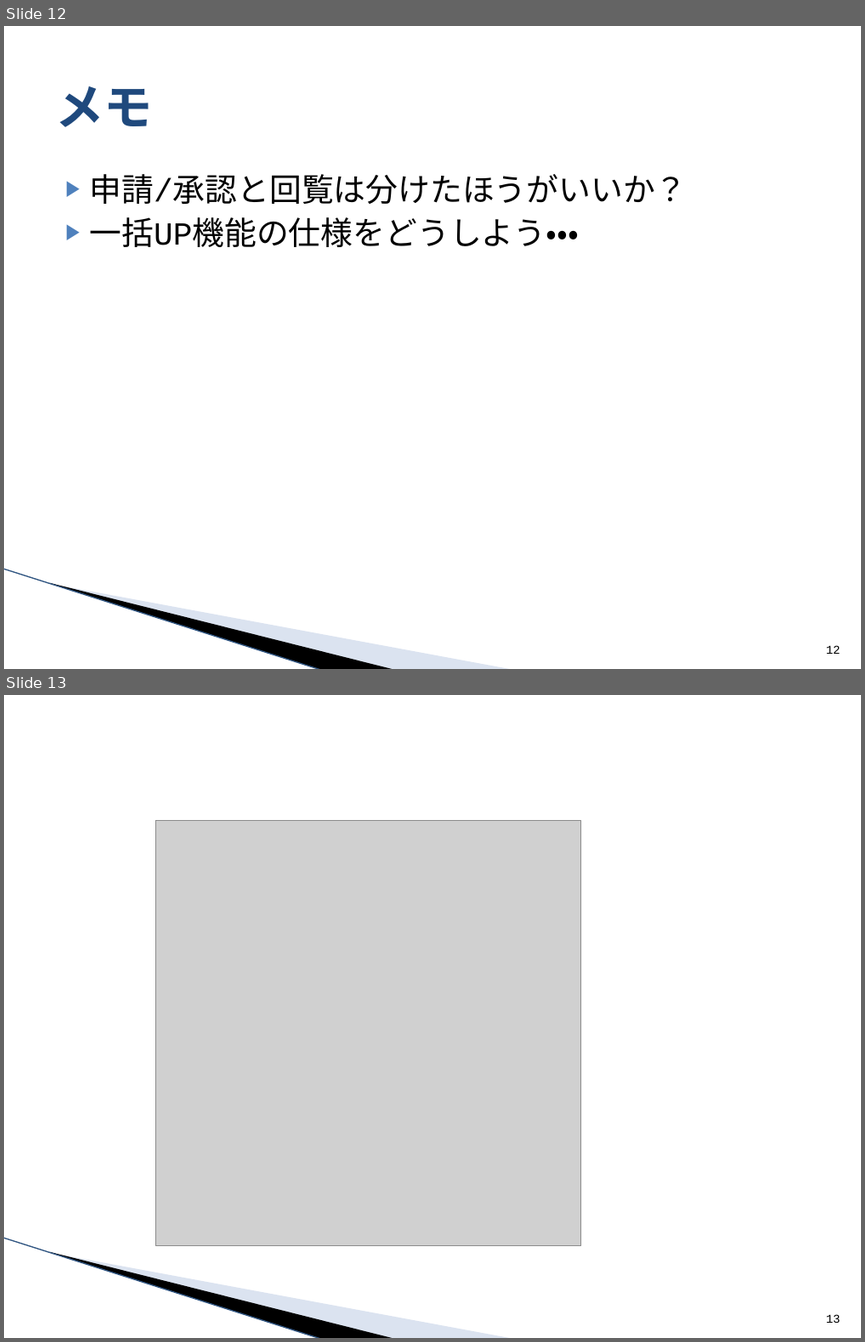
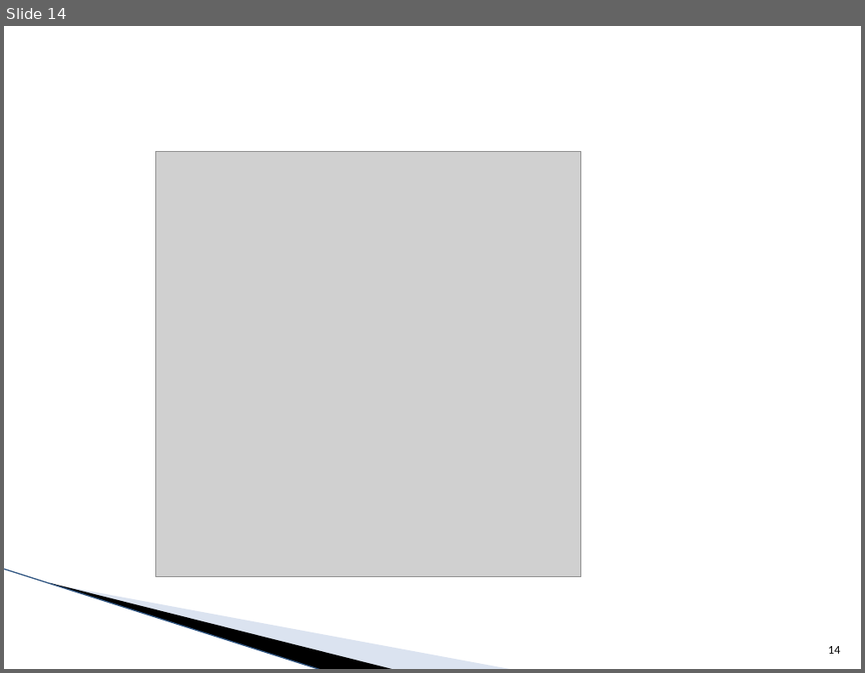
Before and after one commit to around7days/AppFreeMemo, a slide deck: 月報管理システム 提案資料.pptx. Shown one above the other, each under a label of ours: slides 12 and 13 before the commit, slide 14 after it. The pictures are 865x1342 and 865x673 pixels, drawn with LibreOffice and Linux fonts; fonts in the diff are those of the drawing; grey boxes stand for pictures; background and template pictures are left out. Boxes give left, top, right and bottom in pixels: in the first picture for what was removed or moved away, otherwise in the second. Text is boxed around its words. In the diff, an @@ line names an element or a change of style, - is before the commit and + after.

```diff
--- a/月報管理システム 提案資料.pptx
+++ b/月報管理システム 提案資料.pptx
@@ slide 12 removed at box(4, 26, 861, 669), background #FFFFFF; not listed: 3 template elements that a slide beside it also shows @@
@@ title removed at box(55, 86, 153, 127) @@
-メモ
@@ text removed at box(90, 174, 687, 247) @@
-▶ 申請/承認と回覧は分けたほうがいいか？
-▶ 一括UP機能の仕様をどうしよう・・・
@@ page number removed at box(826, 645, 840, 653) @@
-12
@@ what was slide 13 is now slide 14 @@
@@ page number at box(828, 646, 840, 653): text changed; font Courier New to Calibri @@
-13
+14
```
Also in this commit, not shown: 10 slides changed, 3 slides added, 1 other slide removed.
